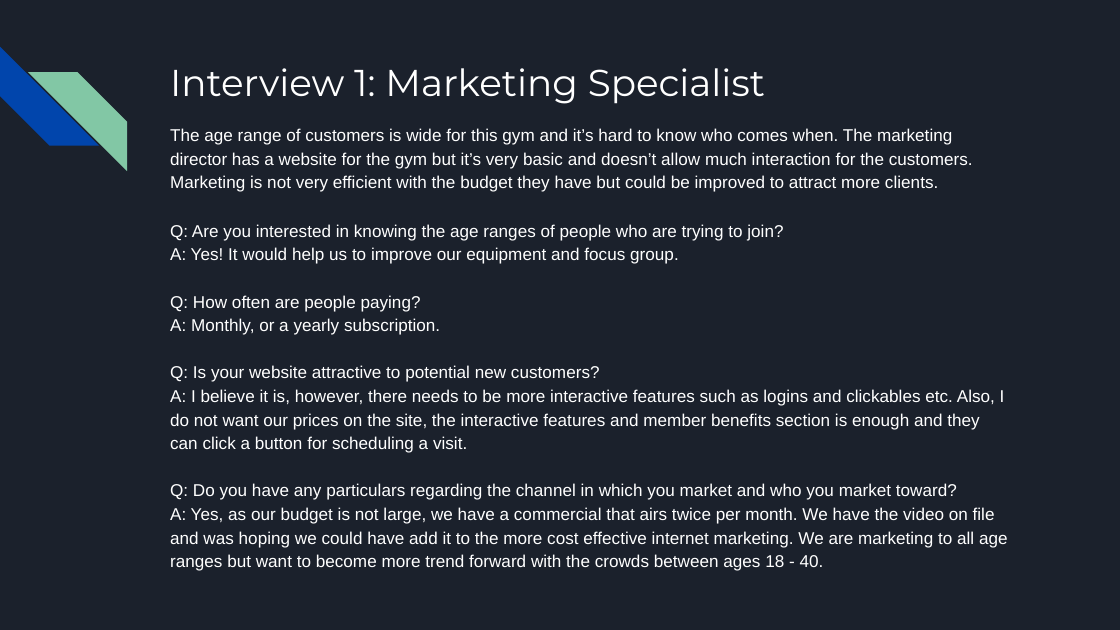
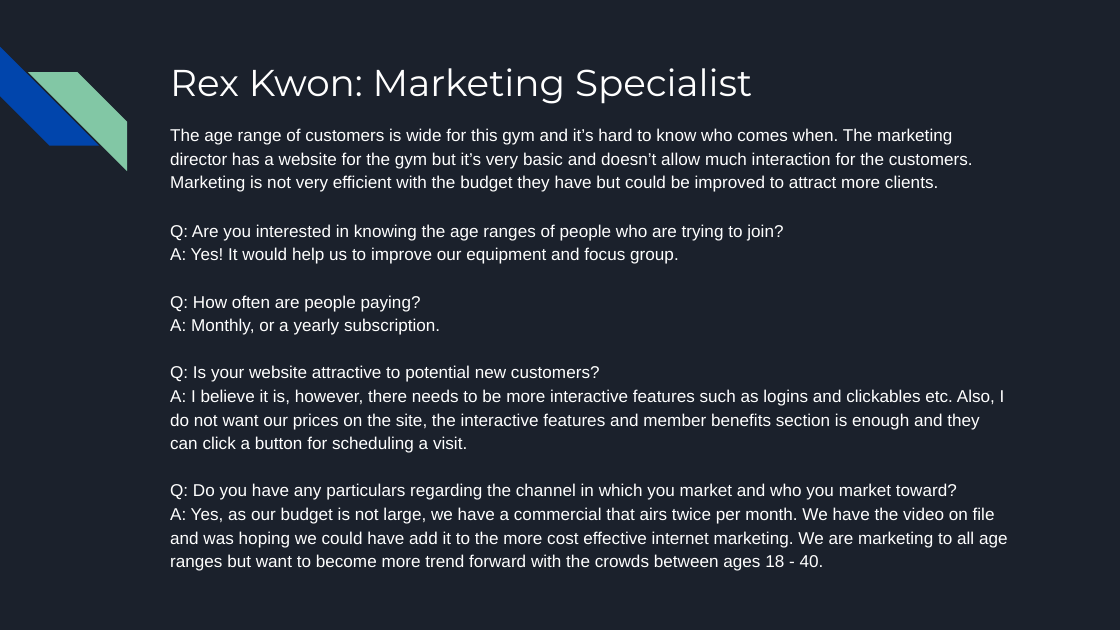
Before and after one commit to Dexterasoft/436GymModernization, a slide deck: slide 6 of Deliverable2/Gym Modernization_ Deliverable II.pptx (slide 3 before the commit). Drawn at 1120x630 pixels with LibreOffice and Linux fonts; fonts in the diff are those of the drawing. Boxes give left, top, right and bottom in pixels: in the first picture for what was removed or moved away, otherwise in the second. Text is boxed around its words. In the diff, an @@ line names an element or a change of style, - is before the commit and + after.

```diff
--- a/Deliverable2/Gym Modernization_ Deliverable II.pptx
+++ b/Deliverable2/Gym Modernization_ Deliverable II.pptx
@@ title at [170, 68, 752, 104]: text changed @@
-Interview 1: Marketing Specialist
+Rex Kwon: Marketing Specialist
```
Also in this commit, not shown: 2 other slides changed, 3 slides added.
